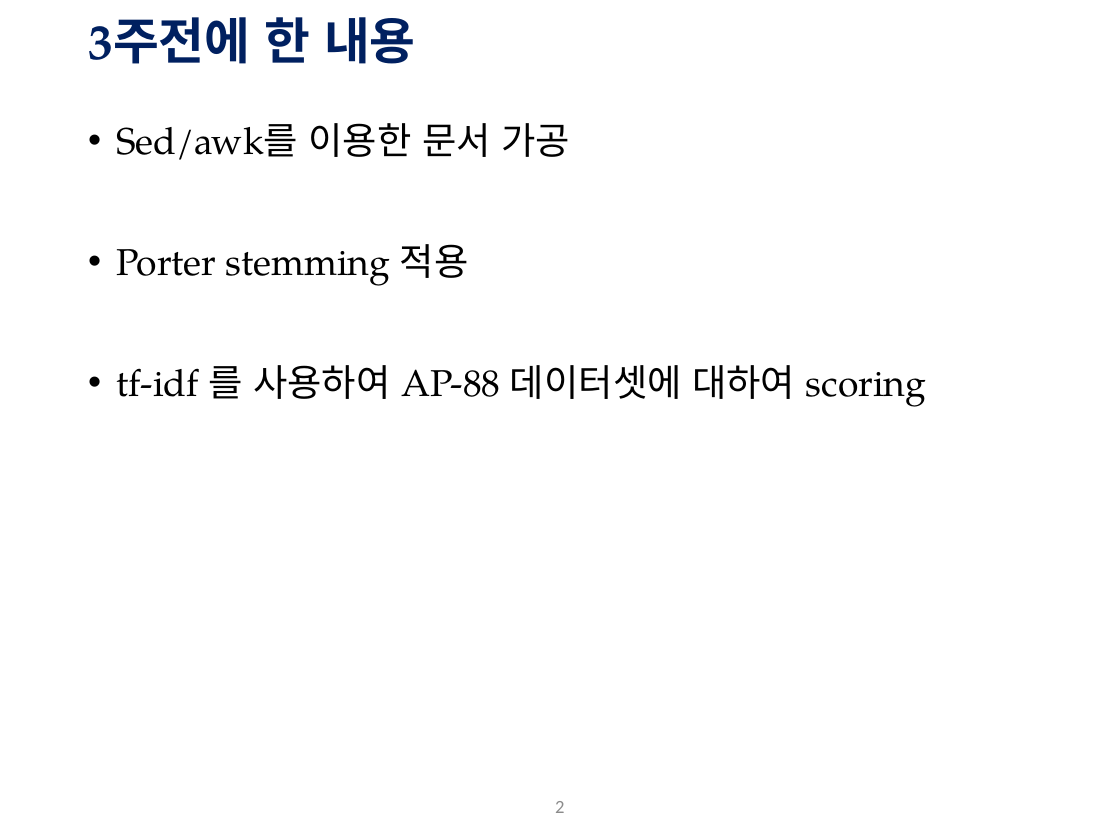
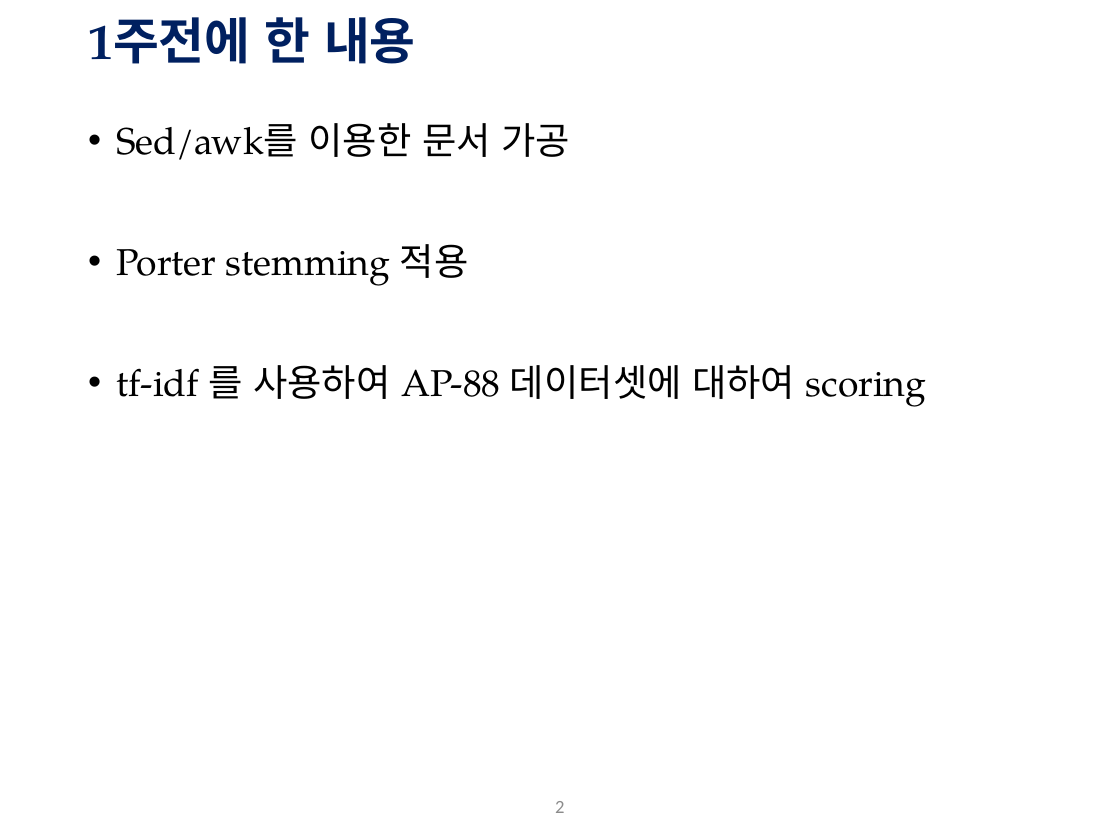
Before and after one commit to Hagazzusa/gykim.github.io, a slide deck: slide 2 of data_ir2/db.pptx. Drawn at 1120x840 pixels with LibreOffice and Linux fonts; fonts in the diff are those of the drawing; background and template pictures are left out. Boxes give left, top, right and bottom in pixels: in the first picture for what was removed or moved away, otherwise in the second. Text is boxed around its words. In the diff, an @@ line names an element or a change of style, - is before the commit and + after.

Commit message:
upadte

```diff
--- a/data_ir2/db.pptx
+++ b/data_ir2/db.pptx
@@ title at (x1=88, y1=17, x2=416, y2=64): text changed @@
-3주전에 한 내용
+1주전에 한 내용
```
